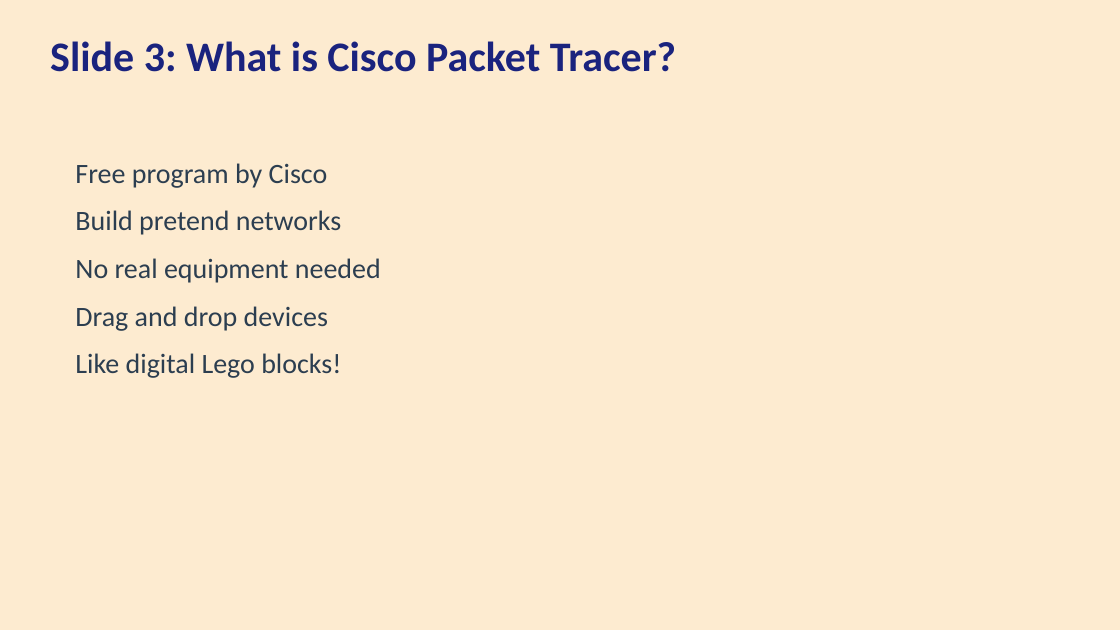
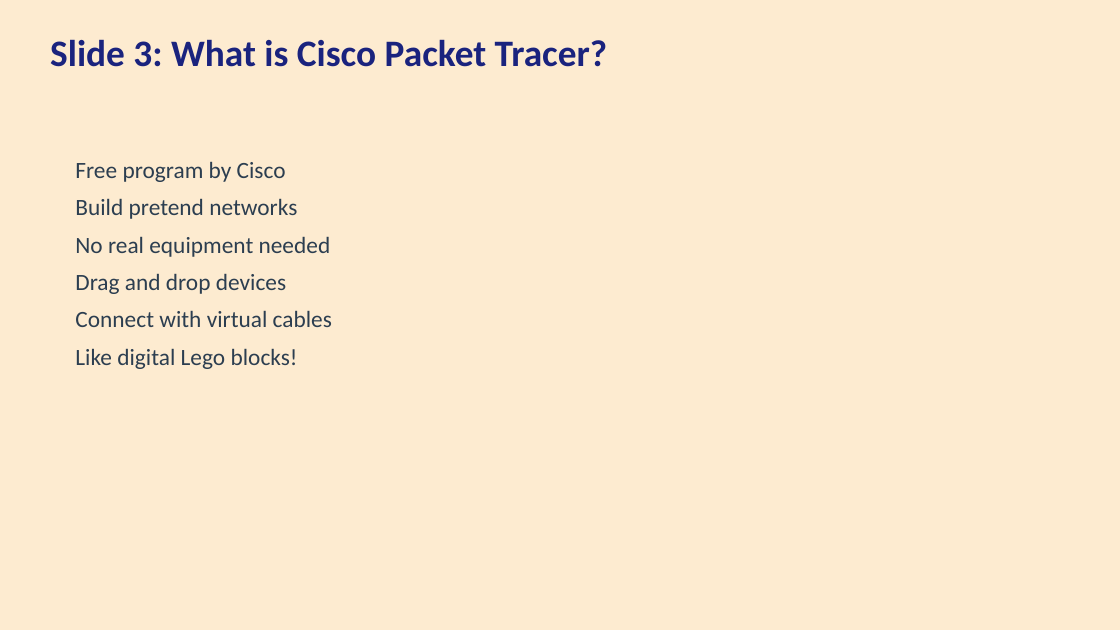
Before and after one commit to lavagunzspray520/Cisco-Packet-Tracer-Project-VIdeo2, a slide deck: slide 3 of webinar/Cisco_Packet_Tracer_Presentation.pptx. Drawn at 1120x630 pixels with LibreOffice and Linux fonts; fonts in the diff are those of the drawing. Boxes give left, top, right and bottom in pixels: in the first picture for what was removed or moved away, otherwise in the second. Text is boxed around its words. In the diff, an @@ line names an element or a change of style, - is before the commit and + after.

Commit message:
feat: expand to 60 slides with detailed IP placement and Add Simple PDU testing
Key changes:
- Expanded from 40 to 60 slides
- All IP configuration uses GUI only (Desktop/Config tabs)
- NO terminal, NO CLI, NO Command Prompt for any operation
- All connectivity testing uses Add Simple PDU (mailbox/envelope icon)
- 6 Philippine scenarios with full step-by-step IP placement:
  1. Manila School Lab (4 PCs + Router + Switch)
  2. Barangay Health Center (3 PCs + Printer)
  3. Sari-Sari Store POS (Wired + Wireless)
  4. Cebu University (TWO networks + inter-network routing)
  5. Davao Government Office (Public + Private zones)
  6. Pisonet Internet Cafe (6 PCs + Server)
- Each scenario includes: overview, IP plan table, device placement,
  router/PC/server configuration steps, PDU testing, troubleshooting
- Common mistakes section with troubleshooting checklist

```diff
--- a/webinar/Cisco_Packet_Tracer_Presentation.pptx
+++ b/webinar/Cisco_Packet_Tracer_Presentation.pptx
@@ text "Slide 3: What is Cisco ..." at (50, 39, 607, 67): size 36 to 32 pt @@
@@ text at (75, 161, 331, 369): size 24 to 20 pt in "Free program by Cisco", "Build pretend networks", "No real equipment needed", "Drag and drop devices" and 1 more places; less space between paragraphs @@
@@ text at (75, 310, 332, 327): paragraph added @@
+Connect with virtual cables
```
Also in this commit, not shown: 9 other slides changed, 50 slides added, 30 slides removed, 2 other files.
